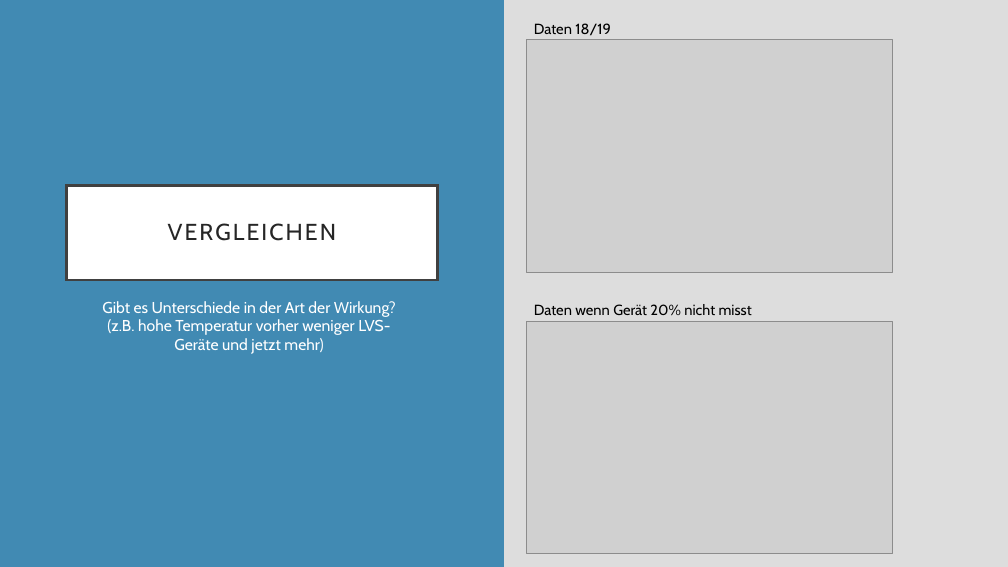
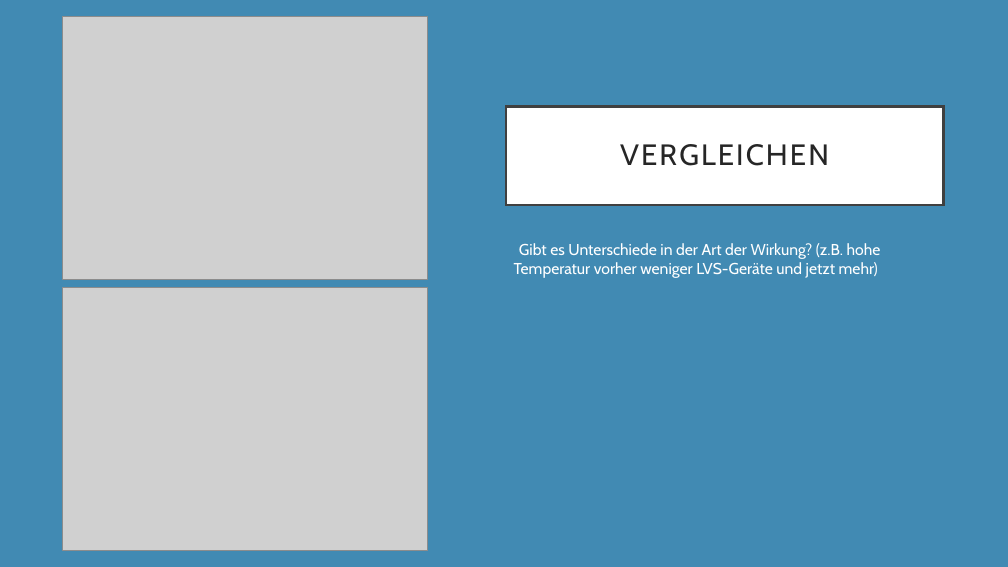
Before and after one commit to leavanh/LVS, a slide deck: slide 11 of Organisatorisches/LVS-IR-Taubenstein.pptx. Drawn at 1008x567 pixels with LibreOffice and Linux fonts; fonts in the diff are those of the drawing; grey boxes stand for pictures. Boxes give left, top, right and bottom in pixels: in the first picture for what was removed or moved away, otherwise in the second. Text is boxed around its words. In the diff, an @@ line names an element or a change of style, - is before the commit and + after.

```diff
--- a/Organisatorisches/LVS-IR-Taubenstein.pptx
+++ b/Organisatorisches/LVS-IR-Taubenstein.pptx
@@ picture added at [63,17,428,279] @@
@@ rectangle added at [439,0,1008,567], fill #418AB3 @@
@@ text removed at [534,23,752,316] @@
-Daten 18/19
-Daten wenn Gerät 20% nicht misst
@@ picture removed at [526,40,893,272] @@
@@ title "VERGLEICHEN": place and size @@
-title "VERGLEICHEN" at [67,185,438,280]
+title "VERGLEICHEN" at [506,107,944,205]
@@ title "VERGLEICHEN" at [506,107,944,205]: size 22 to 28 pt @@
@@ text "Gibt es Unterschiede in der ...": place and size @@
-text "Gibt es Unterschiede in der ..." at [102,301,396,354]
+text "Gibt es Unterschiede in der ..." at [514,243,881,278]
@@ text "Gibt es Unterschiede in der ..." at [514,243,881,278]: alignment centre to left; bullet none to • @@
@@ picture added at [63,288,428,551] @@
@@ picture removed at [526,321,893,554] @@
```
Also in this commit, not shown: 2 other files.
